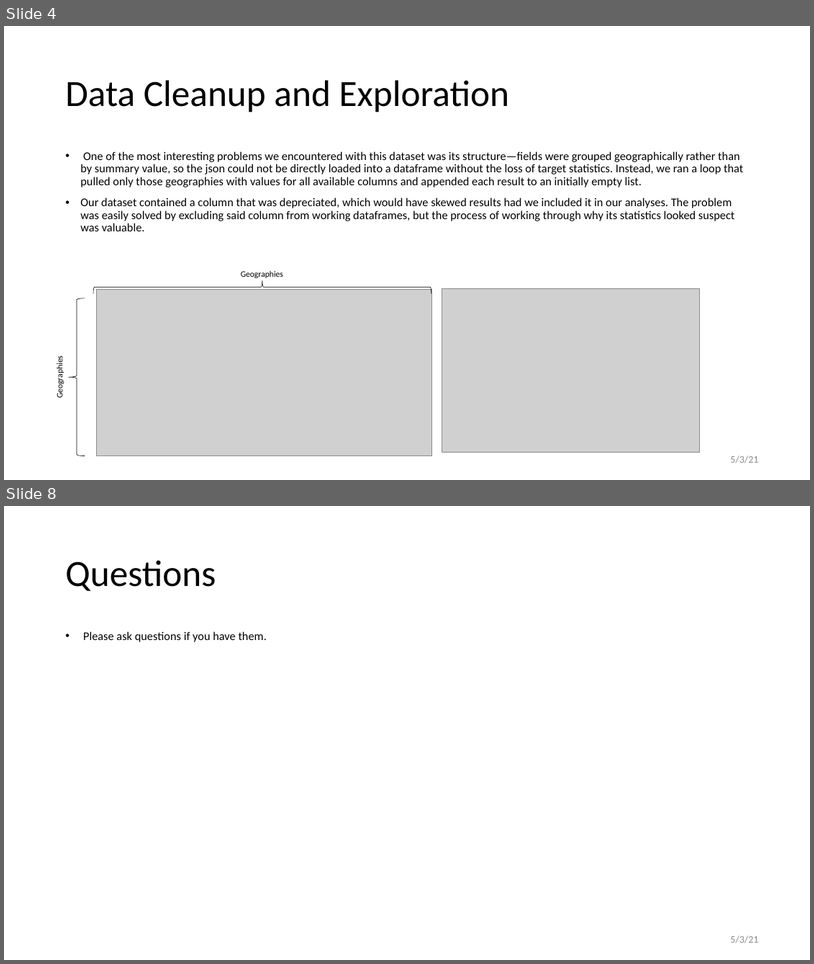
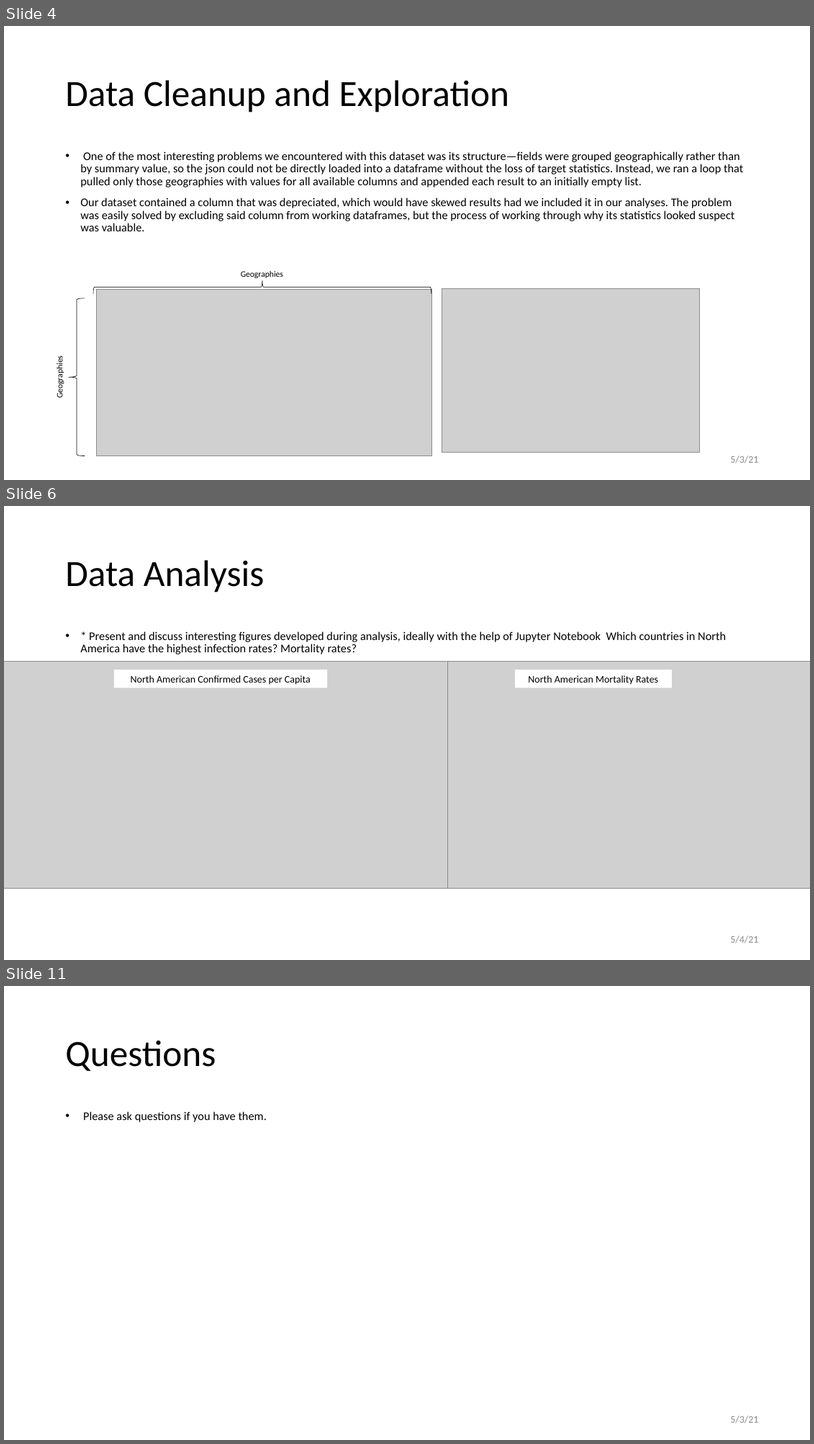
Before and after one commit to grantbot/Project-1, a slide deck: Presentation.pptx. Shown one above the other, each under a label of ours: slides 4 and 8 before the commit, slides 4, 6 and 11 after it; the slides between them are not shown. The pictures are 814x964 and 814x1444 pixels, drawn with LibreOffice and Linux fonts; fonts in the diff are those of the drawing; grey boxes stand for pictures; background and template pictures are left out. Boxes give left, top, right and bottom in pixels: in the first picture for what was removed or moved away, otherwise in the second. Text is boxed around its words. In the diff, an @@ line names an element or a change of style, - is before the commit and + after.

```diff
--- a/Presentation.pptx
+++ b/Presentation.pptx
@@ slide 6 added at [4,506,810,960], background #FFFFFF @@
@@ title added at [65,560,265,592], 44 pt, text #000000 @@
+Data Analysis
@@ text added at [80,631,726,654], 14 pt, text #000000 @@
+• * Present and discuss interesting figures developed during analysis, ideally with the help of Jupyter Notebook Which countries in North America have the highest infection rates? Mortality rates?
@@ picture added at [4,661,448,888] @@
@@ rectangle added at [114,669,328,687], fill #FFFFFF, 12 pt, text #000000 @@
+North American Confirmed Cases per Capita
@@ picture added at [367,661,810,888] @@
@@ rectangle added at [515,669,672,687], fill #FFFFFF, 12 pt, text #000000 @@
+North American Mortality Rates
@@ text added at [730,935,759,943], 12 pt, text #8C8C8C @@
+5/4/21
@@ what was slide 8 is now slide 11 @@
```
Also in this commit, not shown: 4 slides changed, 2 other slides added.
